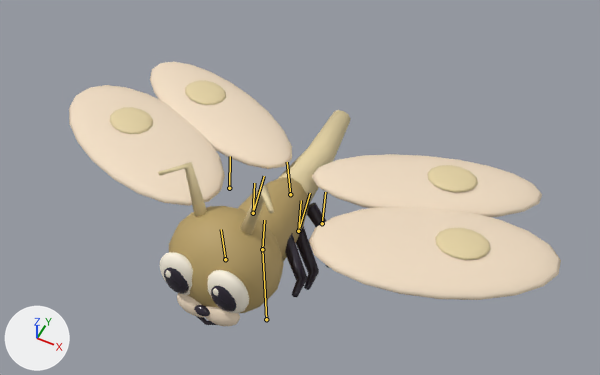
Renders of the glTF model 幻靈奇旅/models/spirits/beedrill.glb from each side of a commit.
Before and after are seen from a camera (50 mm lens) standing at (3.32, -5.71, 8.46) and looking at (0.23, 0.47, 0.73). Every picture has the same lights, and +X, +Y and +Z are marked at lower left. The picture after the commit comes second. Both versions are drawn at frame 7 of the action 'Attack'; the numbers are the values there. The bones that bend it are drawn over the model as lines.

The first picture shows '琥晶蜻靈 unified skin'.
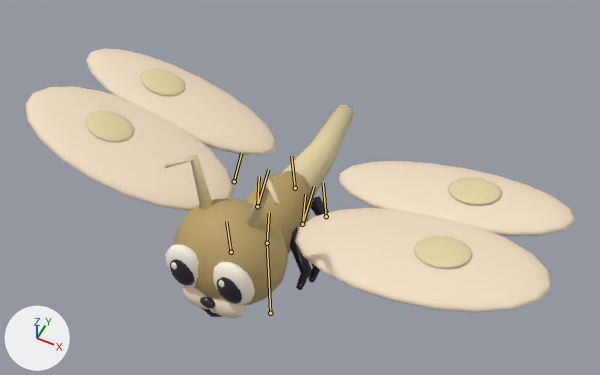
Pixel boxes (x1, y1, x2, y2) of what changed, in the pictures (600 x 375 px):
'琥晶蜻靈 unified skin', posed (12% wider)
    before: (69, 62, 561, 326)
    after: (25, 48, 576, 318)
bone 'Root', root to tip
    before: (266, 319) to (262, 249)
    after: (270, 313) to (267, 243)
bone 'WingL', root to tip
    before: (229, 188) to (230, 156)
    after: (234, 181) to (241, 153)
bone 'WingR', root to tip
    before: (322, 223) to (325, 192)
    after: (326, 216) to (323, 183)

What the commit changed:
Bone 'Root' (bone_root) moves from (0.0, -0.345, 0.122) to (0.0, -0.345, 0.0).
Bone 'WingL' (bone_wingl) turns from (0, -24, 0) to (0, 0, -10) degrees about its own x, y and z.
Bone 'WingR' (bone_wingr) turns from (0, 24, 0) to (0, 0, 10) degrees about its own x, y and z.
